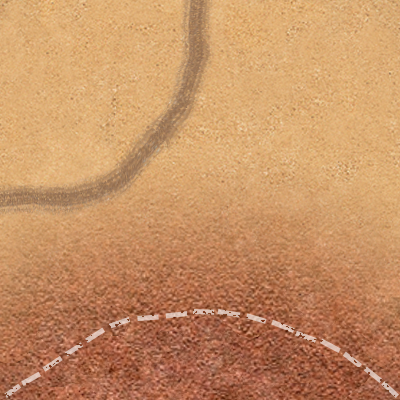
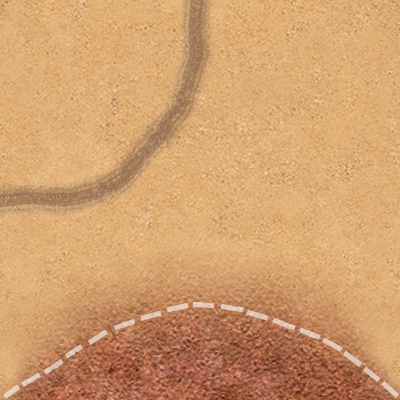
Two versions of the same layered image (400x400). Layer-by-layer changes:
moved "Линия 17" above "3td_AfricaRoad_01H", painted on it over [3, 302, 399, 399]
painted on "Слой 2" over [0, 158, 400, 400]
added layer "Фон" over [0, 158, 400, 400]
